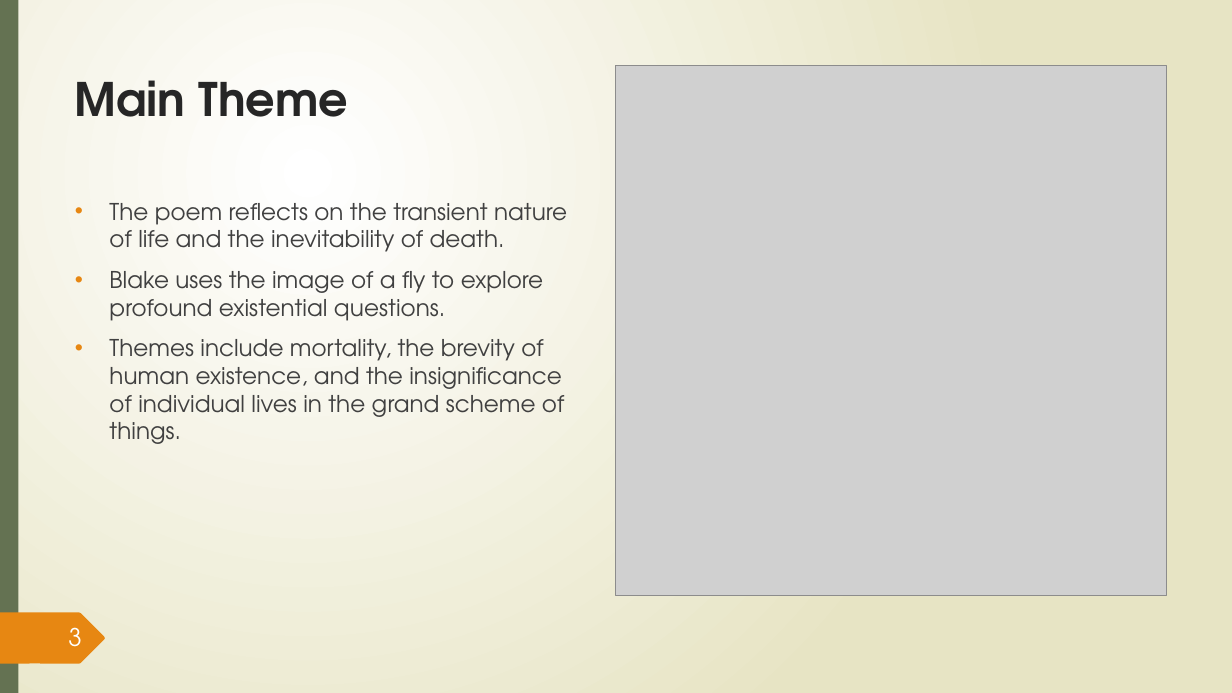
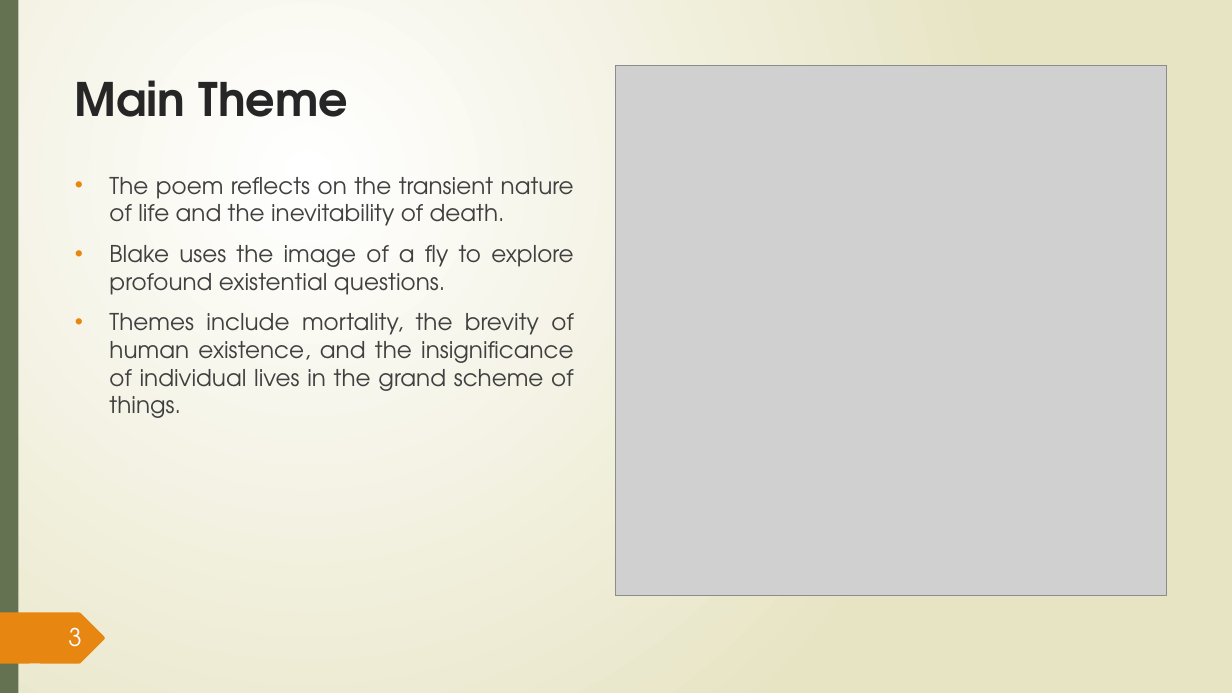
Before and after one commit to Sinmbf/BIM_Presentation, a slide deck: slide 3 of English/The Fly.pptx. Drawn at 1232x693 pixels with LibreOffice and Linux fonts; fonts in the diff are those of the drawing; grey boxes stand for pictures. Boxes give left, top, right and bottom in pixels: in the first picture for what was removed or moved away, otherwise in the second. Text is boxed around its words. In the diff, an @@ line names an element or a change of style, - is before the commit and + after.

```diff
--- a/English/The Fly.pptx
+++ b/English/The Fly.pptx
@@ text "The poem reflects on the ...": place and size @@
-text "The poem reflects on the ..." at [109, 203, 567, 444]
+text "The poem reflects on the ..." at [109, 177, 574, 418]
@@ text "The poem reflects on the ..." at [109, 177, 574, 418]: alignment left to justified @@
```
Also in this commit, not shown: 11 other slides changed, 2 other files.
